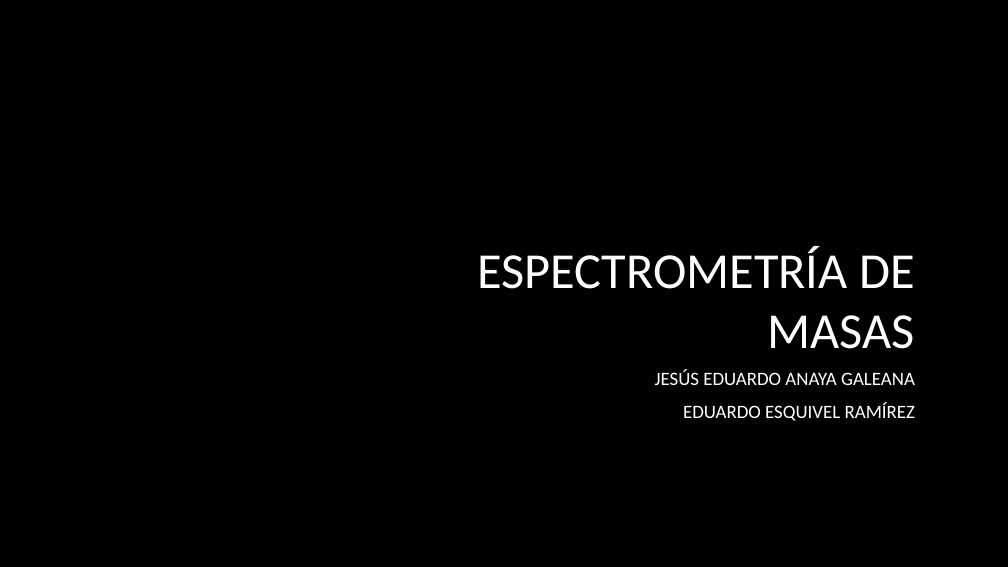
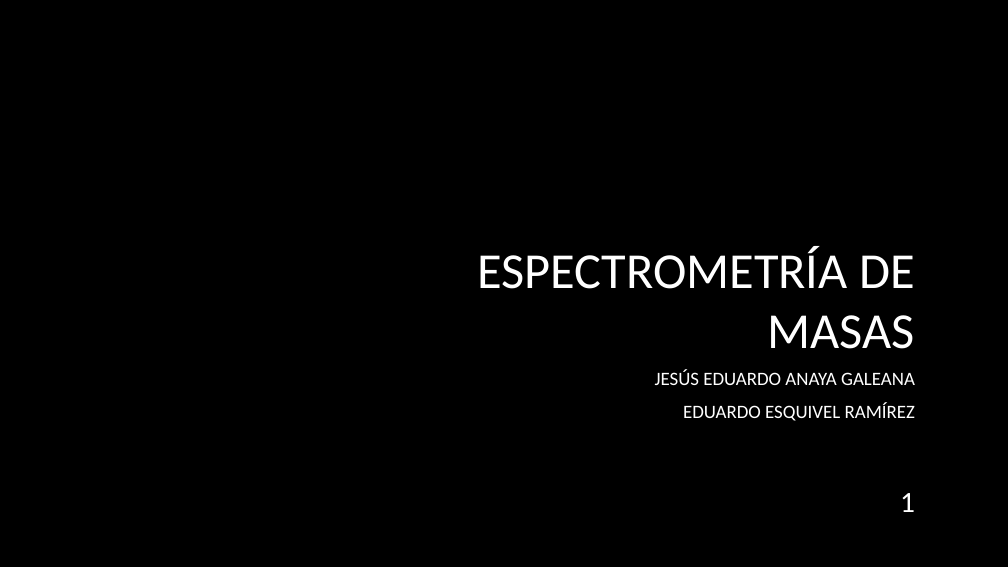
Before and after one commit to EduardoEsquivel/Ciencias, a slide deck: slide 1 of 9no Semestre/Laboratorio de Física Contemporánea 2/Practica 2/Espectrometría de masas.pptx. Drawn at 1008x567 pixels with LibreOffice and Linux fonts; fonts in the diff are those of the drawing; background and template pictures are left out. Boxes give left, top, right and bottom in pixels: in the first picture for what was removed or moved away, otherwise in the second. Text is boxed around its words. In the diff, an @@ line names an element or a change of style, - is before the commit and + after.

```diff
--- a/9no Semestre/Laboratorio de Física Contemporánea 2/Practica 2/Espectrometría de masas.pptx
+++ b/9no Semestre/Laboratorio de Física Contemporánea 2/Practica 2/Espectrometría de masas.pptx
@@ page number added at [900,493,915,512], 28 pt, text #FFFFFF @@
+1
```
Also in this commit, not shown: 22 slides added, 1 slide removed, 22 other files.
